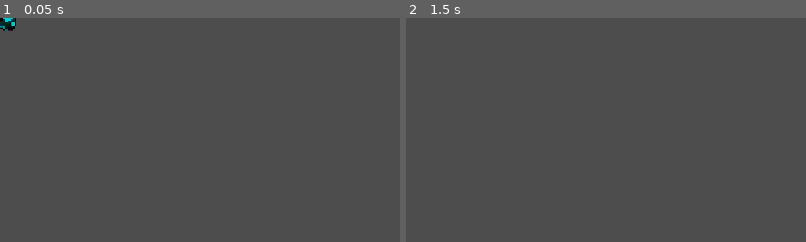
Above: before the commit, frames 1-2 (left to right).
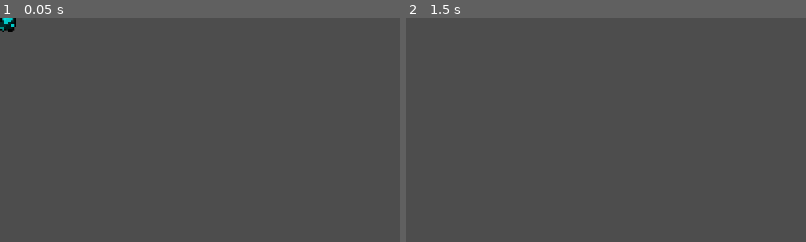
Above: after the commit, the same moments.

Repository: Ninesliced/gmtk-2025-online-group
Game: Godot game, scene res://scenes/actors/cow.tscn
Two runs of this game, one before a commit and one after it. Both use one fixed random seed, a clock stepped at 60 frames per second and the inputs below. This scene is started directly instead of the project's main scene.
Inputs (mouse positions are % of the whole screen's width and height, from its top left):
- Up to frame 1 (0.05 s): no input
- Up to frame 2 (1.5 s): tap Enter at 0.5 s; move the mouse to (72, 45) at 0.52 s; click (72, 45) at 0.67 s; tap Space at 1.25 s; move the mouse to (30, 55) at 1.27 s; click (30, 55) at 1.42 s
The pictures show only the part of the screen within x 0-50%, y 0-50%; the shares and areas given below are measured in that part.

The runs differ from the first frame. In frame 1, 0.1% of the frame differs, in the area x 0-4%, y 0-7%; in frame 2, nothing differs.

Commit message:
improving cows movement
- changed cow's collider to a circle shape to avoid cows banging each other and getting stuck.
- fixed bug where all cows go to (0,0) at the start

Diff:
--- a/gmtk2025/project.godot
+++ b/gmtk2025/project.godot
@@ -18,6 +18,9 @@
 [autoload]
 
 Global="*res://scenes/global/Global.tscn"
+TransitionManager="*res://addons/shaker/components/ui/transition_manager/transition_manager.tscn"
+UIManager="*res://addons/shaker/components/ui/ui_manager/ui_manager.tscn"
+PauseManager="*res://addons/shaker/components/core/pause_manager/pause_manager.tscn"
 
 [debug]
 
@@ -32,6 +35,10 @@
 window/size/window_height_override=540
 window/stretch/mode="canvas_items"
 
+[editor_plugins]
+
+enabled=PackedStringArray("res://addons/shaker/plugin.cfg")
+
 [global_group]
 
 cow=""
--- a/gmtk2025/scenes/actors/cow.gd
+++ b/gmtk2025/scenes/actors/cow.gd
@@ -15,7 +15,7 @@
 @export_range(0.0, 100.0) var move_speed: float = 50.0
 @export var time_between_moves: float = 2.0
 # ranges for the next random position
-@export var cow_position_offset: int = 100
+@export var cow_position_offset: int = 200
 var target_position: Vector2
 var waiting: bool = true
 var timer: float = 0.0
@@ -23,10 +23,6 @@
 func _ready() -> void:
 	cow_type = randi_range(1, 3)
 	$AnimatedSprite2D.modulate = Global.cow_type_to_color(cow_type)
-	_pick_new_target()
-
-func capture():
-	queue_free() # cow ded
 
 func _process(delta: float) -> void:
 	$AnimatedSprite2D.play(_get_current_animation())
@@ -40,7 +36,6 @@
 		var direction = (target_position - global_position).normalized()
 		velocity = direction * move_speed
 		move_and_slide()
-
 		# If cow is very close to target, stop and start waiting
 		if global_position.distance_to(target_position) <= 1.0:
 			velocity = Vector2.ZERO
@@ -76,3 +71,6 @@
 
 func _get_current_animation():
 	return "cow_" + _cow_type_to_str(cow_type) + "_" + _velocity_to_direction()
+
+func capture():
+	queue_free() # cow ded
--- a/gmtk2025/scenes/actors/cow.tscn
+++ b/gmtk2025/scenes/actors/cow.tscn
@@ -404,9 +404,7 @@
 "speed": 5.0
 }]
 
-[sub_resource type="CapsuleShape2D" id="CapsuleShape2D_nv7pv"]
-radius = 8.0
-height = 22.0
+[sub_resource type="CircleShape2D" id="CircleShape2D_ro7dt"]
 
 [node name="Cow" type="CharacterBody2D" groups=["cow"]]
 script = ExtResource("1_nv7pv")
@@ -417,4 +415,4 @@
 animation = &"cow_black_left"
 
 [node name="CollisionShape2D" type="CollisionShape2D" parent="."]
-shape = SubResource("CapsuleShape2D_nv7pv")
+shape = SubResource("CircleShape2D_ro7dt")
--- a/gmtk2025/scenes/main.tscn
+++ b/gmtk2025/scenes/main.tscn
@@ -31,7 +31,7 @@
 [node name="CowManager" type="Node2D" parent="." node_paths=PackedStringArray("score_manager")]
 script = ExtResource("2_sugp2")
 score_manager = NodePath("../ScoreManager")
-spawn_area = Rect2(100, 0, 380, 270)
+spawn_area = Rect2(20, 20, 420, 220)
 
 [node name="TileMapLayer" type="TileMapLayer" parent="."]
 z_index = -100
Not shown, added: gmtk2025/assets/sounds/cowboy/grunt/sfx_cowboy_grunt_01.ogg.import
Not shown, added: gmtk2025/assets/sounds/cowboy/grunt/sfx_cowboy_grunt_02.ogg.import
Not shown, added: gmtk2025/assets/sounds/cowboy/grunt/sfx_cowboy_grunt_03.ogg.import
Not shown, added: gmtk2025/assets/sounds/cowboy/grunt/sfx_cowboy_grunt_04.ogg.import
Not shown, added: gmtk2025/assets/sounds/cowboy/grunt/sfx_cowboy_grunt_05.ogg.import
Not shown, added: gmtk2025/assets/sounds/cowboy/happy/sfx_cowboy_happy_01.ogg.import
Not shown, added: gmtk2025/assets/sounds/cowboy/happy/sfx_cowboy_happy_02.ogg.import
Not shown, added: gmtk2025/assets/sounds/cowboy/happy/sfx_cowboy_happy_03.ogg.import
Not shown, added: gmtk2025/assets/sounds/cowboy/happy/sfx_cowboy_happy_04.ogg.import
Not shown, added: gmtk2025/assets/sounds/point_intensity/sfx_point_intensity_negative.ogg.import
